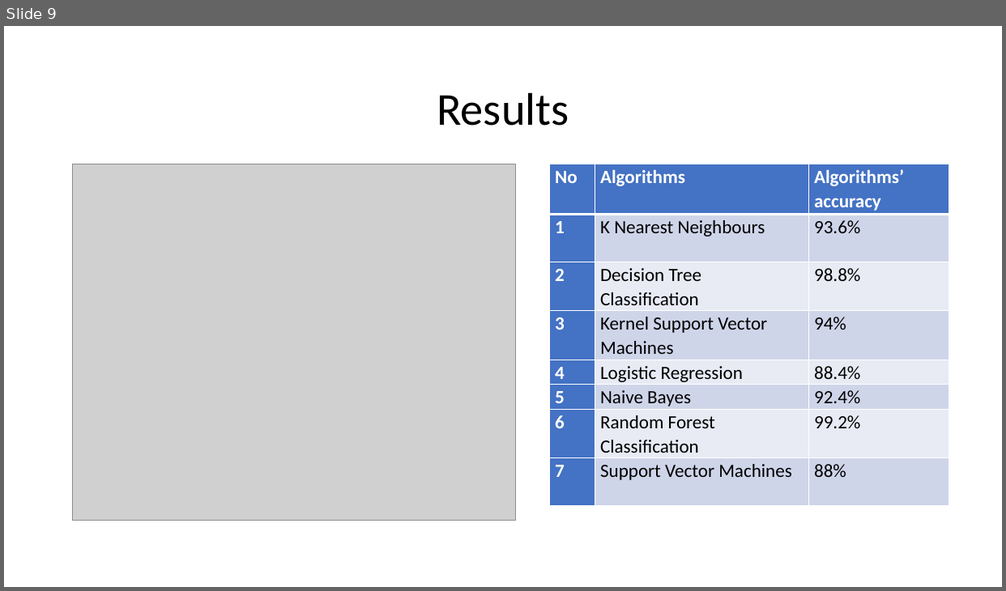
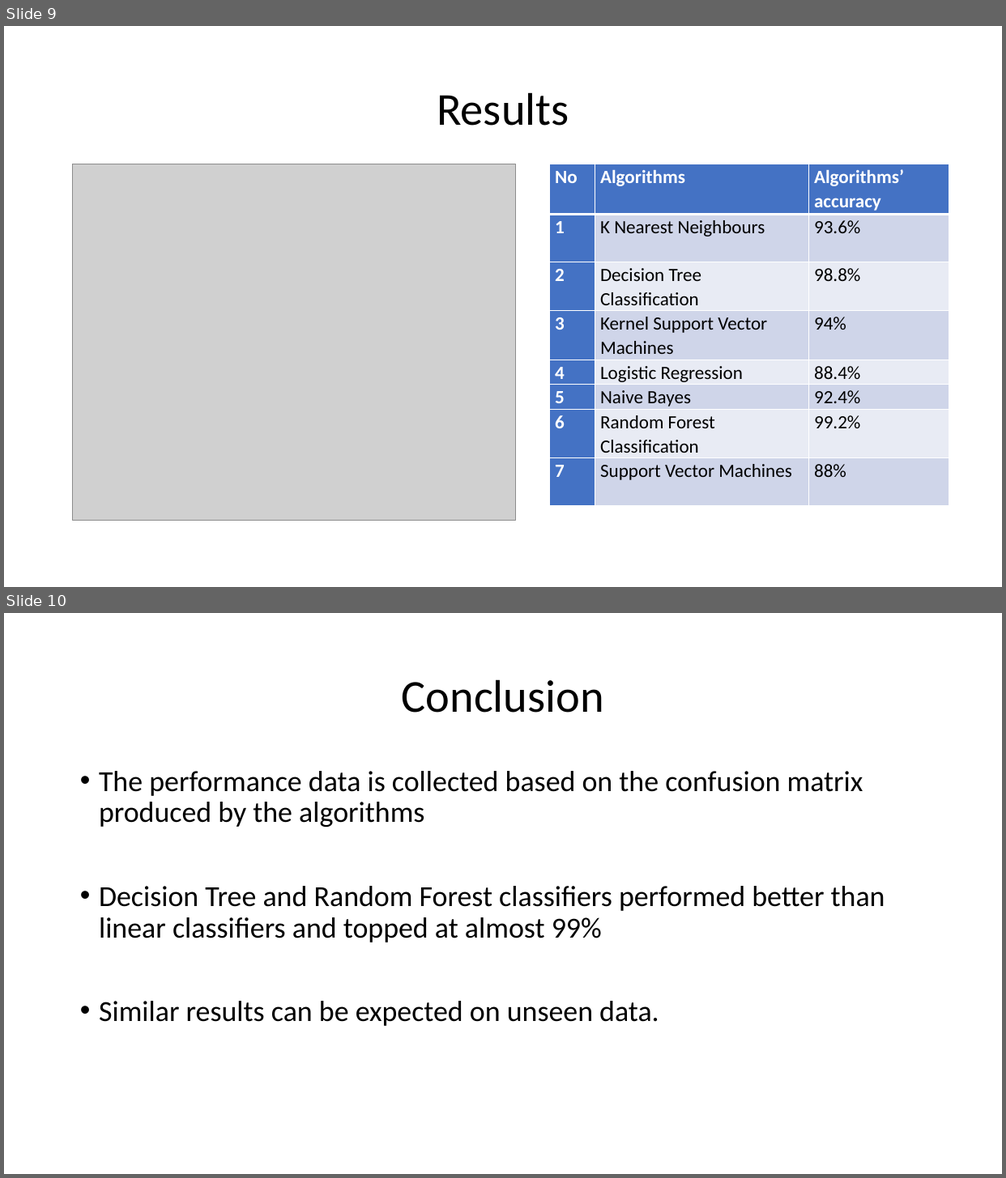
Before and after one commit to nsudhanva/eit, a slide deck: docs/Electrical Impedance Tomography.pptx. Shown one above the other, each under a label of ours: slide 9 before the commit, slides 9 and 10 after it. The pictures are 1006x591 and 1006x1178 pixels, drawn with LibreOffice and Linux fonts; fonts in the diff are those of the drawing; grey boxes stand for pictures. Boxes give left, top, right and bottom in pixels: in the first picture for what was removed or moved away, otherwise in the second. Text is boxed around its words. In the diff, an @@ line names an element or a change of style, - is before the commit and + after.

```diff
--- a/docs/Electrical Impedance Tomography.pptx
+++ b/docs/Electrical Impedance Tomography.pptx
@@ slide 10 added at (4,613,1002,1174), background #FFFFFF @@
@@ title added at (402,679,604,713), 44 pt, text #000000 @@
+Conclusion
@@ text added at (99,771,885,1026), 28 pt, text #000000 @@
+• The performance data is collected based on the confusion matrix produced by the algorithms
+• Decision Tree and Random Forest classifiers performed better than linear classifiers and topped at almost 99%
+• Similar results can be expected on unseen data.
```
Also in this commit, not shown: 2 slides changed.
